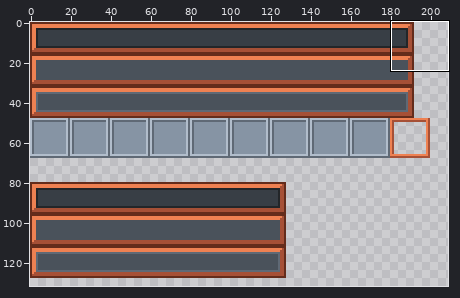
Edited in one commit: sprite sheet (textures/gui.png). The first picture is a wide view before the edit; the outline marks the close-up.
Close-up. First the earlier version:
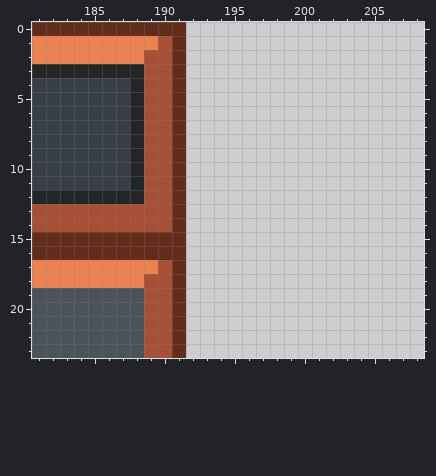
The file is 256x256 pixels. Colours within 5 levels of each other are drawn and written as one. Shown: x 181..208, y 0..23. The wide view leaves out empty margins.
Now the later version:
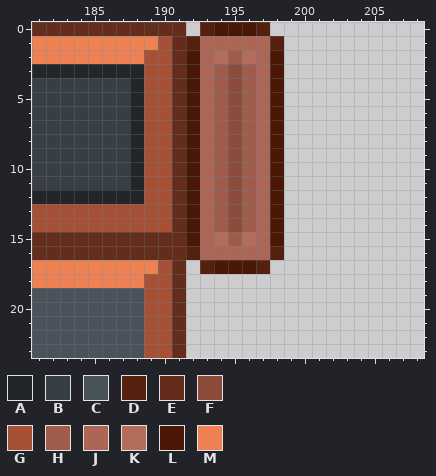
Palette (. is transparent): A #232629  B #383e45  C #4a525b  D #56200f  E #642c1b  F #8c4c3b  G #a65036  H #a05c4b  J #ad6655  K #b46c5b  L #4a1706  M #ee8152
The author wrote: fonts updated, slider texture created
From old to new:
Changed rows in their new state; - is an unchanged pixel.
first column x 192:
 0 -DLLLD-
 1 DJJJJJD
 2 LJKHKJL
 3 LJHFHJL
 4 LJHFHJL
 5 LJHFHJL
 6 LJHFHJL
 7 LJHFHJL
 8 LJHFHJL
 9 LJHFHJL
10 LJHFHJL
11 LJHFHJL
12 LJHFHJL
13 LJHFHJL
14 LJHFHJL
15 LJKHKJL
16 DJJJJJD
17 -DLLLD-
